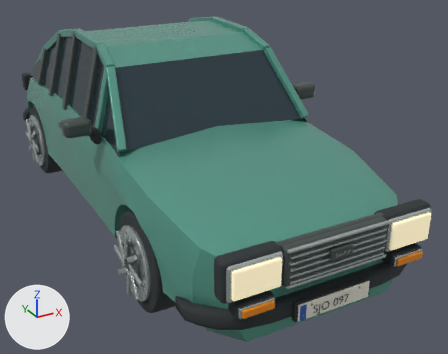
Before and after pictures for a commit that changed the Blender file source_blender/saab96.blend.
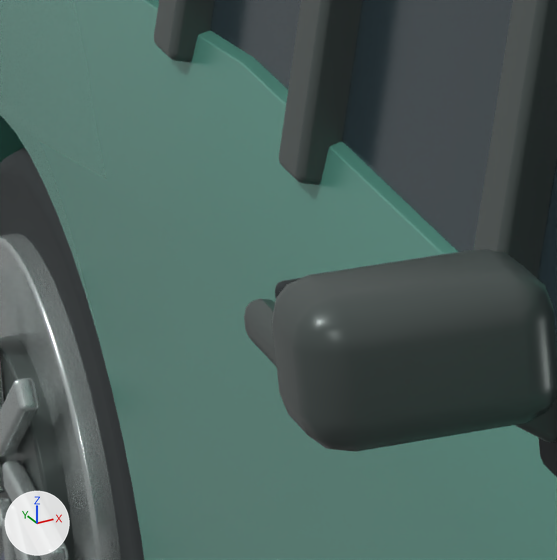
The first picture shows the older version from a camera (50 mm lens) standing at (-1.88, -4.35, 2.32) and looking at (0.31, -0.38, 0.34). The close-ups show the older and then the newer version on the part from 7% to 21% of the width and 25% to 42% of the height of that picture. Only the edits that show in the close-ups are written down. The axes (+X, +Y, +Z) are drawn at lower left. The lights are the same throughout.

Objects in the first close-up: 'Alloy wheel spoke.022', 'Alloy wheel spoke.023', 'Alloy wheel.002', 'Cabin', 'Door handle', 'Däck.002', 'Mirror shell', 'Painted bodyshell', 'Wheel hub.002', 'Window pillar.002', 'Window pillar.004', 'Window pillar.006' and 8 more.
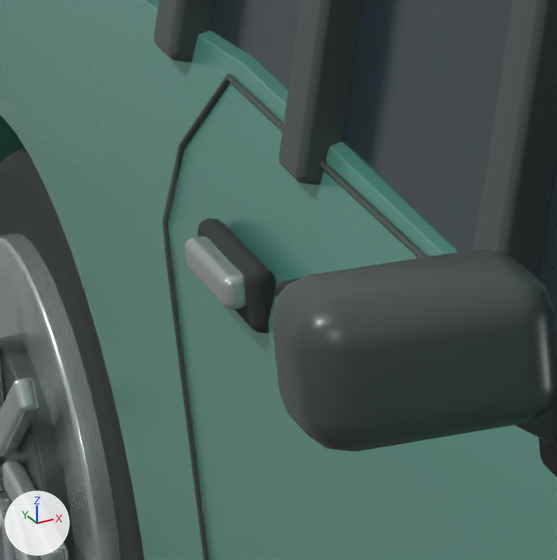
Pixel boxes [x1, y1, x2, y2] of what changed, in the close-ups (557 x 560 px):
'Saav door shut line', added
    after: [162, 74, 428, 560]
'Saav handle gasket', added
    after: [198, 218, 274, 333]
'Saav door pull', added
    after: [185, 236, 247, 309]
'Door handle', deleted
    before: [244, 299, 277, 367]

Diff of the bpy script that builds the scene:
```diff
--- a/source_blender/saab96.blend.py
+++ b/source_blender/saab96.blend.py
@@ cu_saav_door_shut_line @@
+cu_saav_door_shut_line = bpy.data.curves.new('Saav door shut line', 'CURVE')
+cu_saav_door_shut_line.dimensions = '3D'
+_sp = cu_saav_door_shut_line.splines.new('POLY'); _sp.points.add(97)
+_sp.points.foreach_set('co', [-0.724, -0.657, 0.898, 1.0, -0.725, -0.572, 0.898, 1.0, -0.725, -0.487, 0.898, 1.0, -0.725, -0.401, 0.898, 1.0, -0.725, -0.316, 0.898, 1.0, -0.726, -0.231, 0.898, 1.0, -0.726, -0.146, 0.898, 1.0, -0.726, -0.0605, 0.898, 1.0, -0.726, 0.0247, 0.898, 1.0, -0.727, 0.11, 0.898, 1.0, -0.727, 0.195, 0.898, 1.0, -0.727, 0.28, 0.898, 1.0, -0.727, 0.366, 0.898, 1.0, -0.727, 0.451, 0.898, 1.0, -0.728, 0.536, 0.898, 1.0, -0.729, 0.542, 0.892, 1.0, -0.731, 0.549, 0.886, 1.0, -0.733, 0.555, 0.88, 1.0, -0.735, 0.561, 0.874, 1.0, -0.737, 0.568, 0.868, 1.0, -0.739, 0.574, 0.862, 1.0, -0.741, 0.581, 0.857, 1.0, -0.743, 0.587, 0.851, 1.0, -0.745, 0.593, 0.845, 1.0, -0.747, 0.6, 0.839, 1.0, -0.749, 0.606, 0.833, 1.0, -0.751, 0.612, 0.827, 1.0, -0.753, 0.619, 0.821, 1.0, -0.755, 0.625, 0.816, 1.0, -0.766, 0.624, 0.783, 1.0, -0.777, 0.623, 0.751, 1.0, -0.778, 0.622, 0.718, 1.0, -0.778, 0.621, 0.685, 1.0, -0.778, 0.62, 0.652, 1.0, -0.778, 0.619, 0.62, 1.0, -0.778, 0.618, 0.588, 1.0, -0.778, 0.617, 0.555, 1.0, -0.778, 0.616, 0.522, 1.0, -0.778, 0.615, 0.49, 1.0, -0.778, 0.614, 0.458, 1.0, -0.778, 0.613, 0.425, 1.0, -0.778, 0.612, 0.393, 1.0, -0.778, 0.611, 0.36, 1.0, -0.778, 0.605, 0.354, 1.0, -0.778, 0.6, 0.349, 1.0, -0.778, 0.594, 0.343, 1.0, -0.777, 0.588, 0.337, 1.0, -0.777, 0.583, 0.332, 1.0, -0.777, 0.577, 0.326, 1.0, -0.777, 0.571, 0.32, 1.0, -0.773, 0.566, 0.314, 1.0, -0.768, 0.56, 0.308, 1.0, -0.764, 0.555, 0.302, 1.0, -0.759, 0.549, 0.297, 1.0, -0.755, 0.543, 0.291, 1.0, -0.75, 0.538, 0.285, 1.0, -0.746, 0.532, 0.28, 1.0, -0.746, 0.452, 0.28, 1.0, -0.746, 0.373, 0.28, 1.0, -0.746, 0.293, 0.28, 1.0, -0.746, 0.214, 0.28, 1.0, -0.746, 0.134, 0.28, 1.0, -0.746, 0.0546, 0.28, 1.0, -0.746, -0.025, 0.28, 1.0, -0.746, -0.105, 0.28, 1.0, -0.746, -0.184, 0.28, 1.0, -0.746, -0.264, 0.28, 1.0, -0.746, -0.343, 0.28, 1.0, -0.746, -0.423, 0.28, 1.0, -0.746, -0.502, 0.28, 1.0, -0.746, -0.582, 0.28, 1.0, -0.749, -0.587, 0.284, 1.0, -0.753, -0.592, 0.289, 1.0, -0.757, -0.598, 0.294, 1.0, -0.76, -0.603, 0.299, 1.0, -0.764, -0.608, 0.303, 1.0, -0.768, -0.613, 0.308, 1.0, -0.771, -0.618, 0.313, 1.0, -0.775, -0.624, 0.317, 1.0, -0.777, -0.629, 0.323, 1.0, -0.777, -0.634, 0.328, 1.0, -0.777, -0.639, 0.333, 1.0, -0.777, -0.645, 0.338, 1.0, -0.777, -0.65, 0.342, 1.0, -0.777, -0.655, 0.347, 1.0, -0.777, -0.655, 0.386, 1.0, -0.777, -0.655, 0.426, 1.0, -0.777, -0.655, 0.465, 1.0, -0.777, -0.656, 0.504, 1.0, -0.777, -0.656, 0.543, 1.0, -0.777, -0.656, 0.583, 1.0, -0.777, -0.656, 0.622, 1.0, -0.777, -0.656, 0.661, 1.0, -0.777, -0.656, 0.701, 1.0, -0.777, -0.656, 0.74, 1.0, -0.764, -0.657, 0.78, 1.0, -0.75, -0.657, 0.819, 1.0, -0.737, -0.657, 0.858, 1.0])
+_sp.use_cyclic_u = True
+cu_saav_door_shut_line.materials.append(mat_graphite_trim)  # dark grey #4d5755
+cu_saav_door_shut_line.bevel_resolution = 2
+cu_saav_door_shut_line.bevel_depth = 0.003
+cu_saav_door_shut_line.fill_mode = 'FULL'
@@ ob_door_handle @@
-ob_door_handle = bpy.data.objects.new('Door handle', me_cube_059)
@@ ob_saav_door_pull @@
+ob_saav_door_pull = bpy.data.objects.new('Saav door pull', me_cube_060_1)  # 96 vertices, 98 faces; spans x -0.0125..0.0125, y -0.0655..0.0655, z -0.015..0.015; in mat_brushed_equipment_metal (light grey #c4cdcb)
+ob_saav_door_pull.parent = ob_saab96
+ob_saav_door_pull.location = (-0.793, 0.375, 0.777)
@@ ob_saav_handle_gasket @@
+ob_saav_handle_gasket = bpy.data.objects.new('Saav handle gasket', me_cube_059_1)  # 96 vertices, 98 faces; spans x -0.012..0.012, y -0.087..0.087, z -0.029..0.029; in mat_tire_rubber (dark grey #2c3234)
+ob_saav_handle_gasket.parent = ob_saab96
+ob_saav_handle_gasket.location = (-0.775, 0.384, 0.769)
@@ ob_saav_door_shut_line @@
+ob_saav_door_shut_line = bpy.data.objects.new('Saav door shut line', cu_saav_door_shut_line)
+ob_saav_door_shut_line.parent = ob_saab96
+ob_saav_door_shut_line.location = (0.0, 0.0, 0.0)
```
